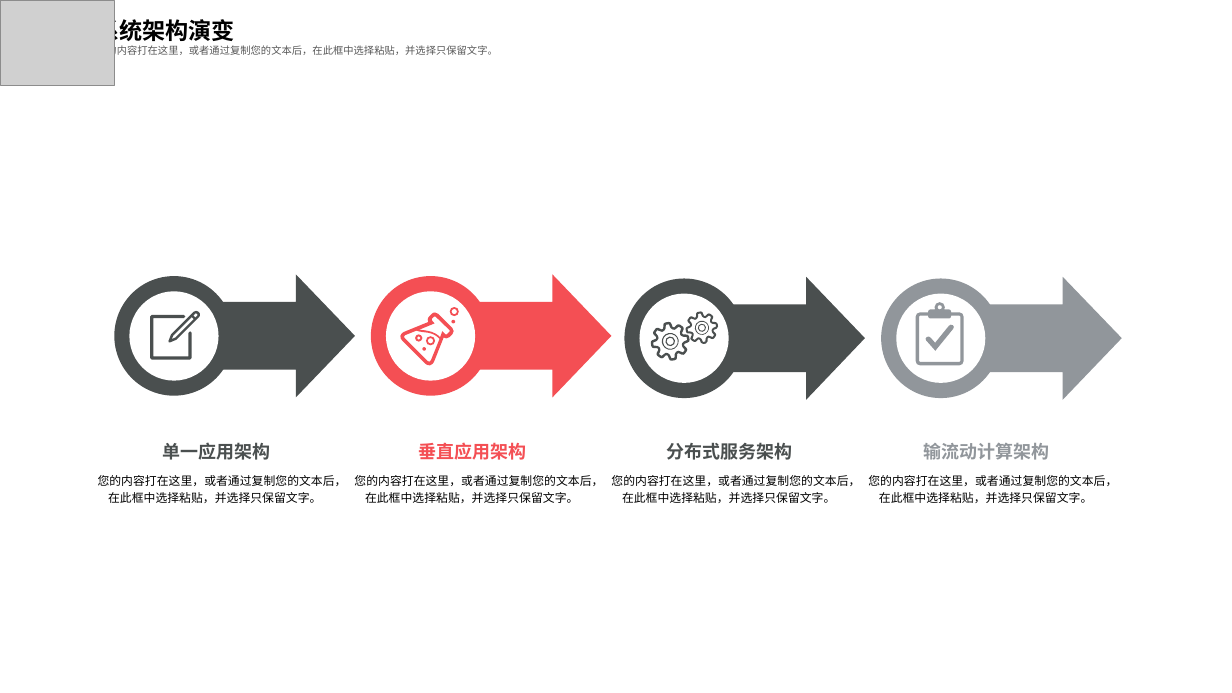
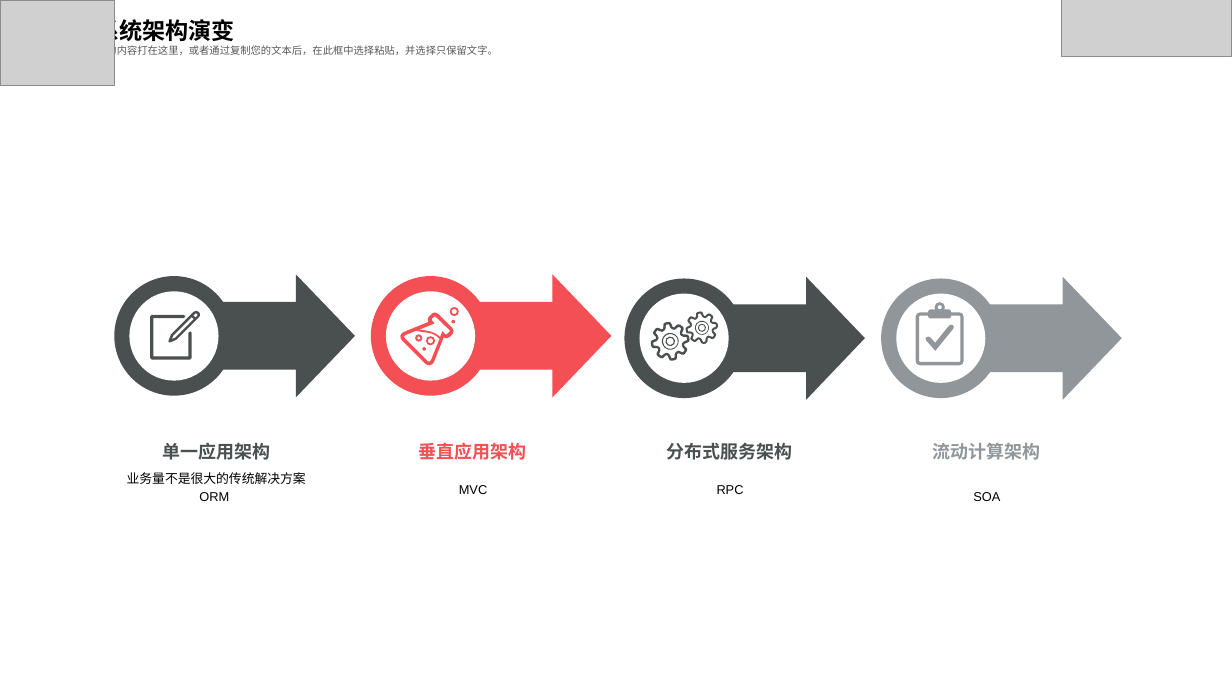
Before and after one commit to feiweihy/SpringCloud, a slide deck: slide 9 of documents/1-技术交流/中交金卡技术交流20190505.pptx. Drawn at 1232x693 pixels with LibreOffice and Linux fonts; fonts in the diff are those of the drawing; grey boxes stand for pictures. Boxes give left, top, right and bottom in pixels: in the first picture for what was removed or moved away, otherwise in the second. Text is boxed around its words. In the diff, an @@ line names an element or a change of style, - is before the commit and + after.

```diff
--- a/documents/1-技术交流/中交金卡技术交流20190505.pptx
+++ b/documents/1-技术交流/中交金卡技术交流20190505.pptx
@@ picture added at (1062, 0, 1232, 56) @@
@@ text at (933, 443, 1041, 460): text changed @@
-  输流动计算架构
+  流动计算架构
@@ text at (127, 472, 306, 501): text changed; size 9.2 to 10 pt @@
-您的内容打在这里，或者通过复制您的文本后，在此框中选择粘贴，并选择只保留文字。
+业务量不是很大的传统解决方案
+ORM
@@ text at (459, 485, 487, 494): text changed; size 9.2 to 10 pt @@
-您的内容打在这里，或者通过复制您的文本后，在此框中选择粘贴，并选择只保留文字。
+MVC
@@ text at (717, 485, 744, 494): text changed; size 9.2 to 10 pt @@
-您的内容打在这里，或者通过复制您的文本后，在此框中选择粘贴，并选择只保留文字。
+RPC
@@ text at (973, 492, 1000, 501): text changed; size 9.2 to 10 pt @@
-您的内容打在这里，或者通过复制您的文本后，在此框中选择粘贴，并选择只保留文字。
+SOA
```
Also in this commit, not shown: 23 other slides changed, 4 slides added, 4 slides removed.
